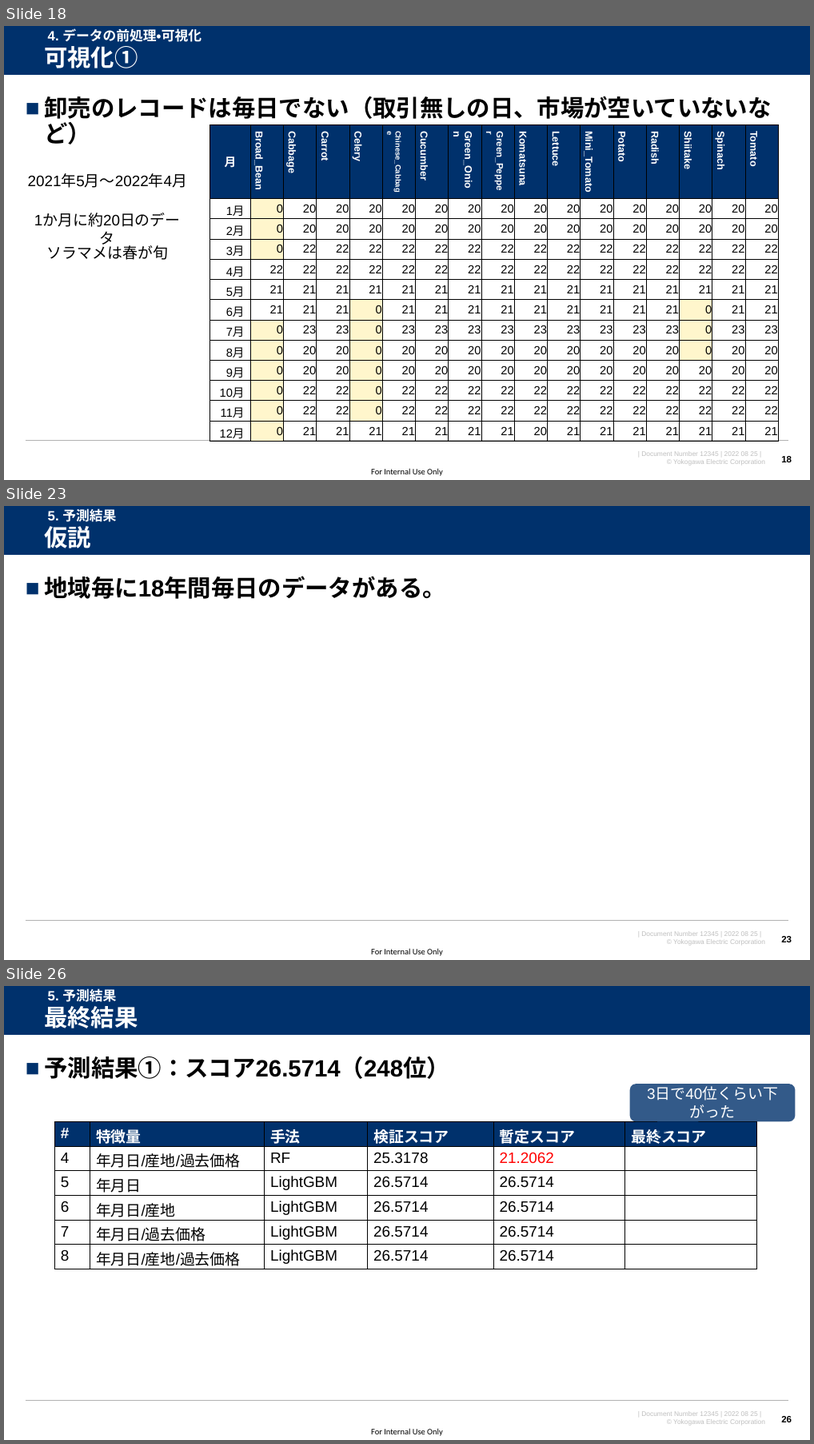
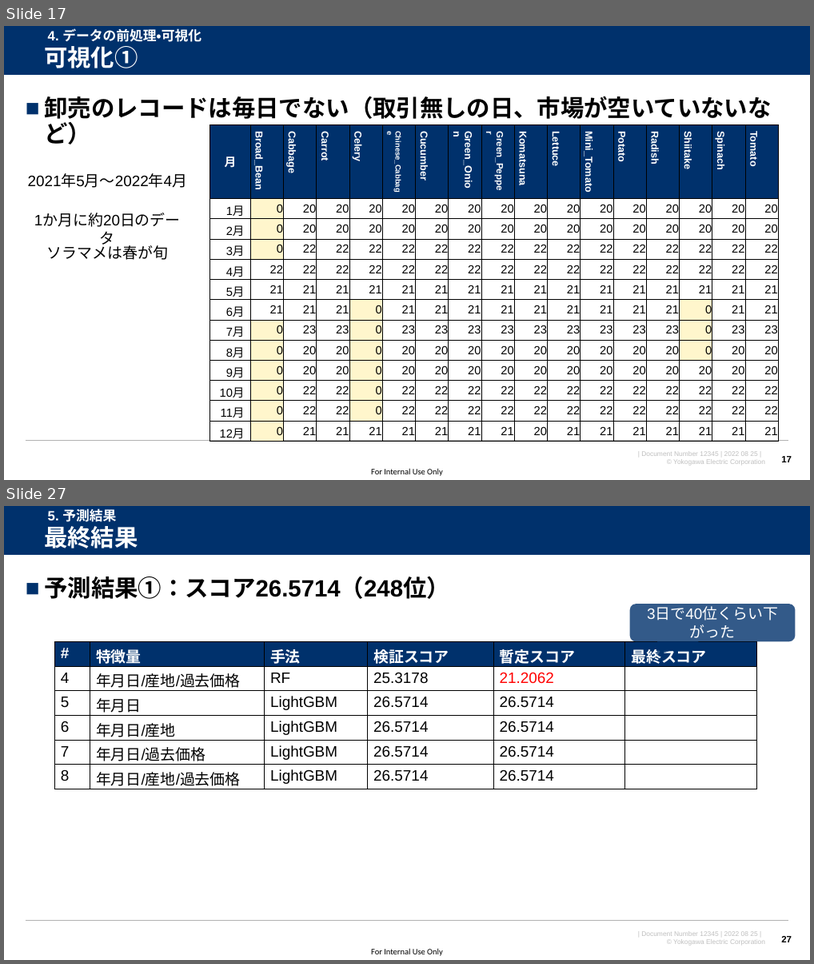
Before and after one commit to watarukumagai-git/opt, a slide deck: MMW/20220825_MMW_kumagai_rev.0.pptx. Shown one above the other, each under a label of ours: slides 18, 23 and 26 before the commit, slides 17 and 27 after it; the slides between them are not shown. The pictures are 814x1444 and 814x964 pixels, drawn with LibreOffice and Linux fonts; fonts in the diff are those of the drawing; background and template pictures are left out. Boxes give left, top, right and bottom in pixels: in the first picture for what was removed or moved away, otherwise in the second. Text is boxed around its words. In the diff, an @@ line names an element or a change of style, - is before the commit and + after.

```diff
--- a/MMW/20220825_MMW_kumagai_rev.0.pptx
+++ b/MMW/20220825_MMW_kumagai_rev.0.pptx
@@ slide 23 removed at box(4, 506, 810, 960), background #FFFFFF; not listed: 5 template elements that a slide beside it also shows @@
@@ title removed at box(44, 526, 91, 548) @@
-仮説
@@ text removed at box(48, 508, 116, 522) @@
-5. 予測結果
@@ text removed at box(44, 576, 446, 599) @@
-■ 地域毎に18年間毎日のデータがある。
@@ page number removed at box(782, 936, 792, 942) @@
-23
@@ what was slide 18 is now slide 17 @@
@@ page number at box(782, 456, 792, 462): text changed @@
-18
+17
@@ what was slide 26 is now slide 27 @@
@@ page number at box(782, 936, 792, 942): text changed @@
-26
+27
```
Also in this commit, not shown: 11 slides changed, 5 slides added, 3 other slides removed.
